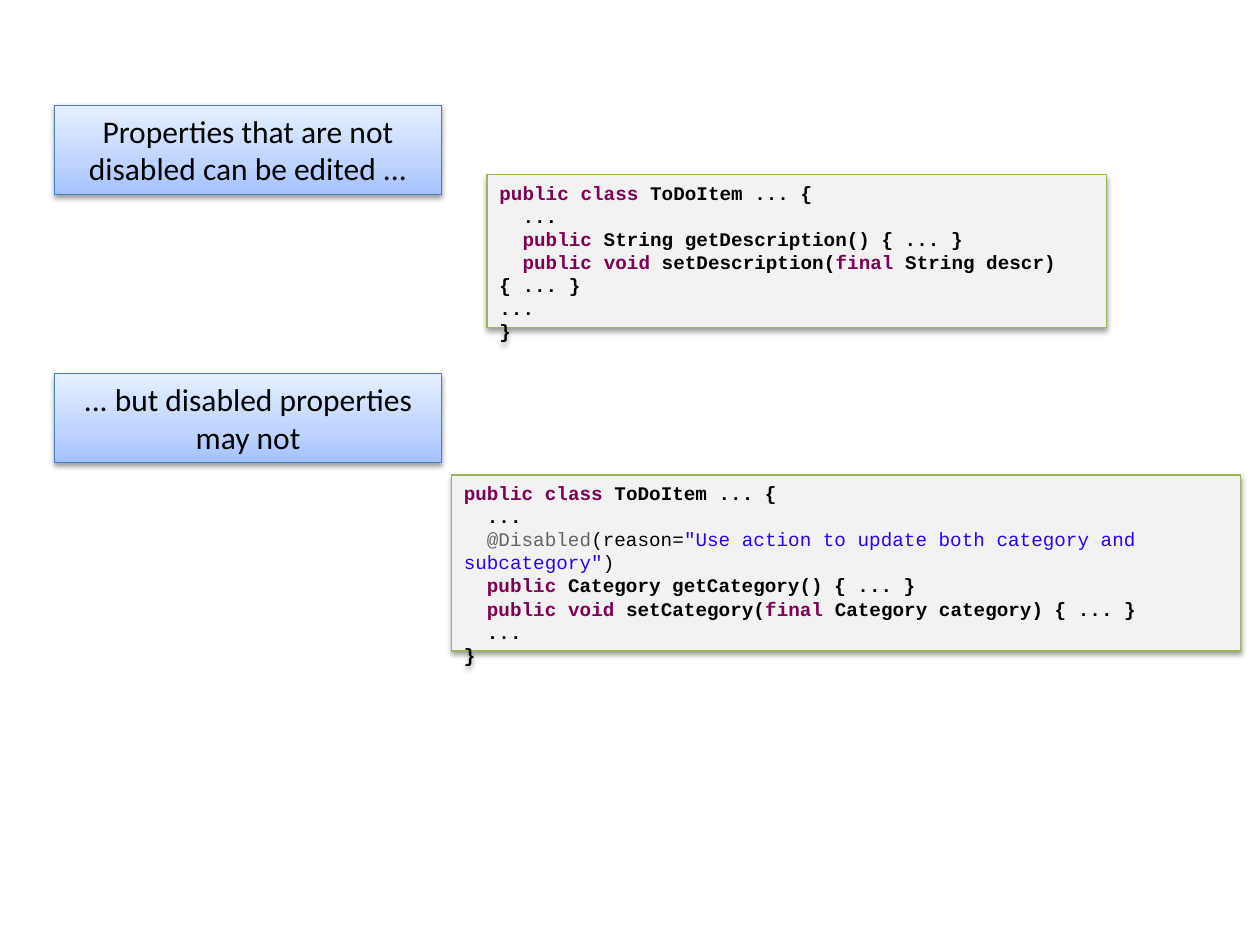
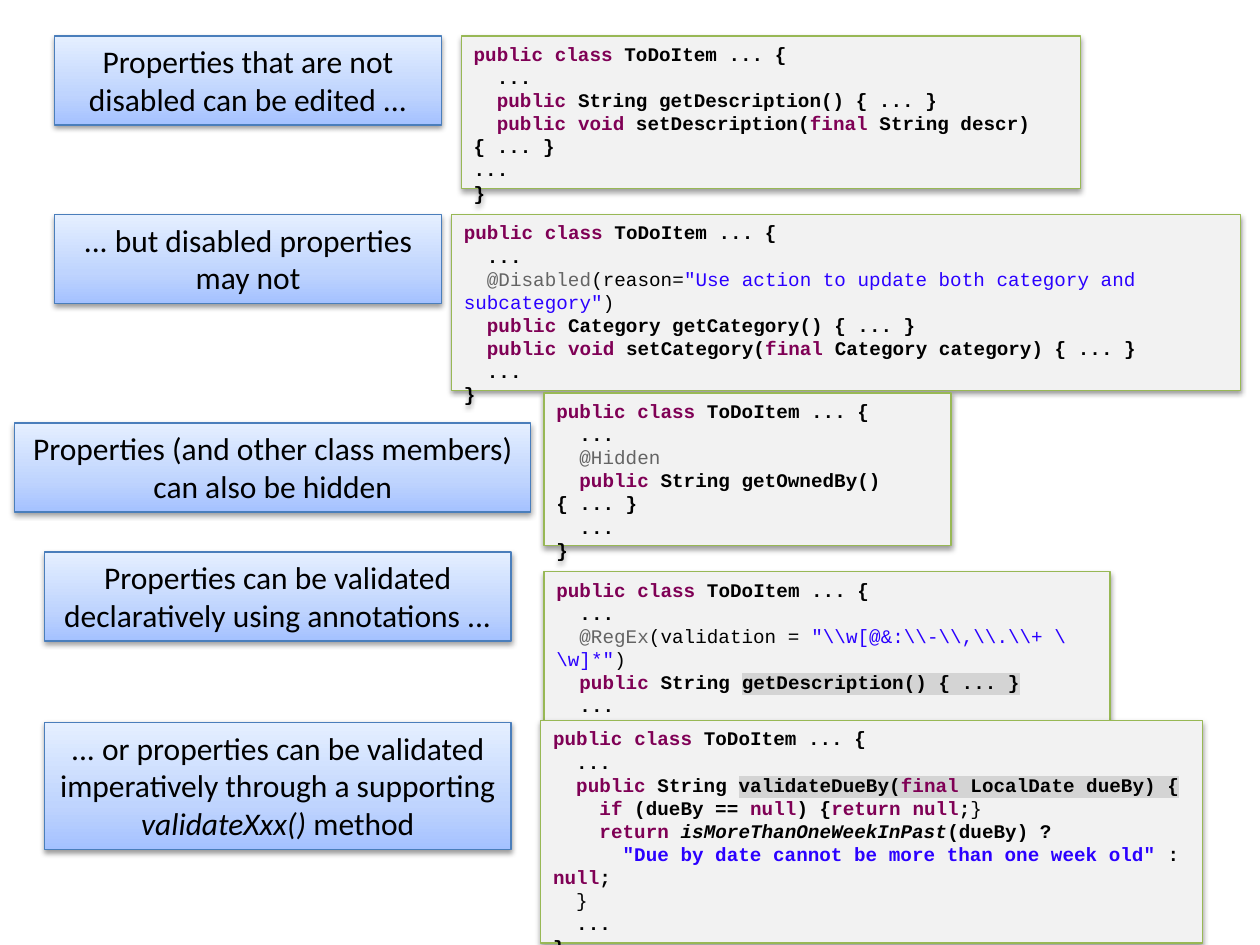
Before and after one commit to apache/causeway-site, a slide deck: slide 10 of content/images/screenshots2/screenshot-captions.pptx (slide 7 before the commit). Drawn at 1260x945 pixels with LibreOffice and Linux fonts; fonts in the diff are those of the drawing. Boxes give left, top, right and bottom in pixels: in the first picture for what was removed or moved away, otherwise in the second. Text is boxed around its words. In the diff, an @@ line names an element or a change of style, - is before the commit and + after.

```diff
--- a/content/images/screenshots2/screenshot-captions.pptx
+++ b/content/images/screenshots2/screenshot-captions.pptx
@@ rectangle "Properties that are not disabled ...": place and size @@
-rectangle "Properties that are not disabled ..." at [54,106,441,195]
+rectangle "Properties that are not disabled ..." at [54,37,441,126]
@@ rectangle "public class ToDoItem ... {": place and size @@
-rectangle "public class ToDoItem ... {" at [488,175,1106,328]
+rectangle "public class ToDoItem ... {" at [461,37,1080,189]
@@ rectangle "... but disabled properties may ...": place and size @@
-rectangle "... but disabled properties may ..." at [54,373,441,462]
+rectangle "... but disabled properties may ..." at [54,214,441,304]
@@ rectangle "public class ToDoItem ... {": place and size @@
-rectangle "public class ToDoItem ... {" at [451,475,1240,651]
+rectangle "public class ToDoItem ... {" at [451,214,1240,391]
@@ rectangle added at [544,393,951,546], fill #F2F2F2, outline #98B955 0.75 pt, 11 pt, text #000000, bold @@
+public class ToDoItem ... {
+...
+@Hidden
+public String getOwnedBy() { ... }
+...
+}
@@ rectangle added at [15,423,530,513], fill gradient #A4C4FF to #BFD4FF to #E6EEFF, outline #4B7EBC 0.75 pt, 18 pt, text #000000 @@
+Properties (and other class members) can also be hidden
@@ rectangle added at [44,552,510,641], fill gradient #A4C4FF to #BFD4FF to #E6EEFF, outline #4B7EBC 0.75 pt, 18 pt, text #000000 @@
+Properties can be validated declaratively using annotations ...
@@ rectangle added at [544,572,1110,724], fill #F2F2F2, outline #98B955 0.75 pt, 11 pt, text #000000, bold @@
+public class ToDoItem ... {
+...
+@RegEx(validation = "\\w[@&:\\-\\,\\.\\+ \\w]*")
+public String getDescription() { ... }
+...
+}
@@ rectangle added at [44,722,510,849], fill gradient #A4C4FF to #BFD4FF to #E6EEFF, outline #4B7EBC 0.75 pt, 18 pt, text #000000 @@
+... or properties can be validated imperatively through a supporting validateXxx() method
@@ rectangle added at [541,721,1202,944], fill #F2F2F2, outline #98B955 0.75 pt, 11 pt, text #000000, bold @@
+public class ToDoItem ... {
+...
+public String validateDueBy(final LocalDate dueBy) {
+if (dueBy == null) {return null;}
+return isMoreThanOneWeekInPast(dueBy) ?
+"Due by date cannot be more than one week old" : null;
+}
+...
+}
```
Also in this commit, not shown: 2 other slides changed, 12 slides added, 45 other files.
